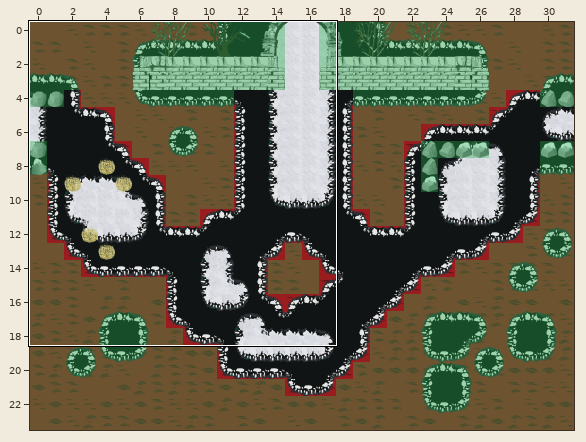
An edit to a level. Tiled map, levels_tmx/tmx/new_8.tmx. Above: a wide view before the commit, with the close-up outlined.
Close-up. The starting point:
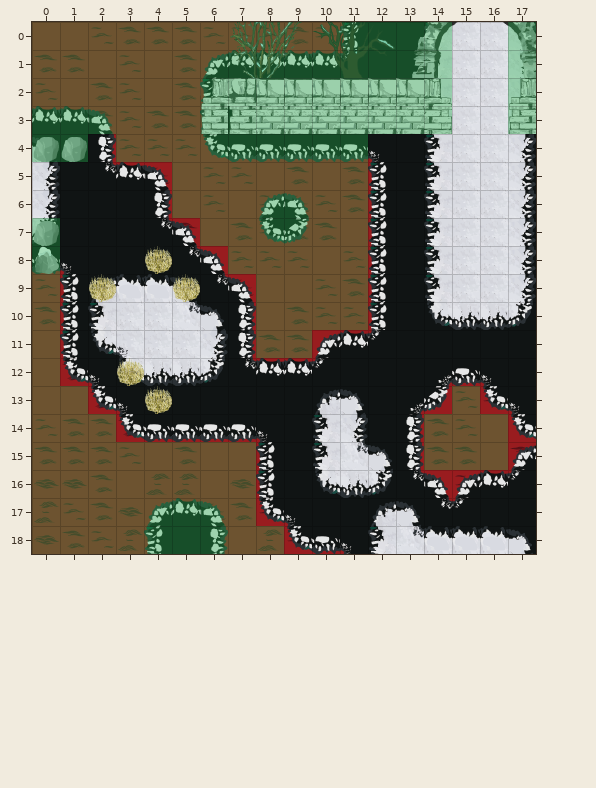
Cells are 32x32 px. Shown: x 0..17, y 0..18. The commit also changed other parts of the map, which this record leaves out.
Now the later version:
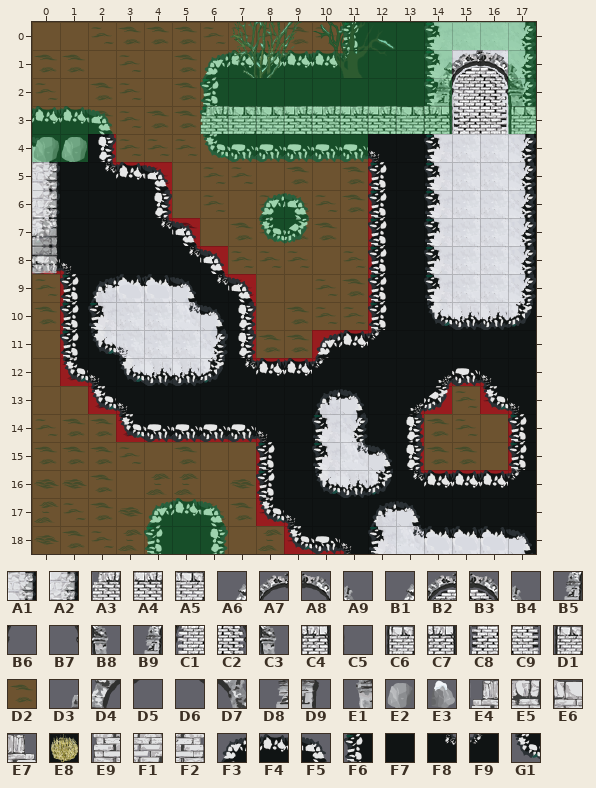
Key: from "Silent Wood-03": A1 6, A2 18, A3 26, A4 27, A5 28; from "Silent Wood-07": A6 0, A7 1, A8 2, A9 3, B1 4, B2 5, B3 6, B4 7, B5 12, B6 13, B7 14, B8 15, B9 16, C1 17, C2 18, C3 19, C4 24, C5 25, C6 27, C7 28, C8 29, C9 30, D1 31; from "coll": D2 0; from "obj": D3 20, D4 21, D5 22, D6 23, D7 24, D8 40, D9 41, E1 44, E2 59, E3 78, E4 84, E5 85, E6 88, E7 91, E8 92, E9 104, F1 109, F2 111; from "rocksnow": F3 0, F4 1, F5 2, F6 12, F7 13, F8 22, F9 23, G1 24.
__ is an empty cell.
Tiles of an added or newly shown layer are drawn over the layers below it.
See-through tiles are keyed as they look on the map.
Difference:
{"where": "layer \"Ground\""}
{"y":14,"x":17,"old":"G1","new":"F6"}
{"y":15,"x":17,"old":"F3","new":"F6"}
{"y":16,"x":14,"old":"F5 F3","new":"F4 F4"}
{"y":17,"x":14,"old":"F8 F9","new":"F7 F7"}
{"where": "layer \"GroundObjects\""}
{"y":0,"x":13,"old":"D3 D4 D5 D6 D7","new":"__ __ __ __ __"}
{"y":1,"x":13,"old":"D8 D9 __ __ E1","new":"__ A6 A7 A8 A9"}
{"y":2,"x":6,"old":"E4 E5 E6 E6 E6 E6 E6 E6 E7 __ __ E4","new":"__ __ __ __ __ __ __ __ B5 B6 B7 B8"}
{"y":3,"x":6,"old":"E9 E9 F1 F1 F1 F1 F1 F1 F2 __","new":"A3 A5 A5 A4 A4 A4 A4 A5 C4 C5"}
{"y":3,"x":17,"old":"E9","new":"C6"}
{"y":7,"x":0,"old":"E2","new":"__"}
{"y":8,"x":0,"old":"E3","new":"__"}
{"y":8,"x":4,"old":"E8","new":"__"}
{"y":9,"x":2,"old":"E8","new":"__"}
{"y":9,"x":5,"old":"E8","new":"__"}
{"y":12,"x":3,"old":"E8","new":"__"}
{"y":13,"x":4,"old":"E8","new":"__"}
{"where": "layer \"DBNorth\" (now shown)"}
{"y":1,"x":14,"old":"__ __ __ __","new":"B1 B2 B3 B4"}
{"y":2,"x":14,"old":"__ __ __ __","new":"B9 C1 C2 C3"}
{"y":3,"x":14,"old":"__ __ __ __","new":"C7 C8 C9 D1"}
{"where": "layer \"DBWest\" (now shown)"}
{"y":5,"x":0,"old":"__","new":"A1"}
{"y":6,"x":0,"old":"__","new":"A2"}
{"y":7,"x":0,"old":"__","new":"A1"}
{"y":8,"x":0,"old":"__","new":"A2"}
{"where": "layer \"Collision\""}
{"y":0,"x":15,"old":"__ __","new":"D2 D2"}
{"y":7,"x":0,"old":"D2","new":"__"}
{"y":8,"x":0,"old":"D2","new":"__"}
